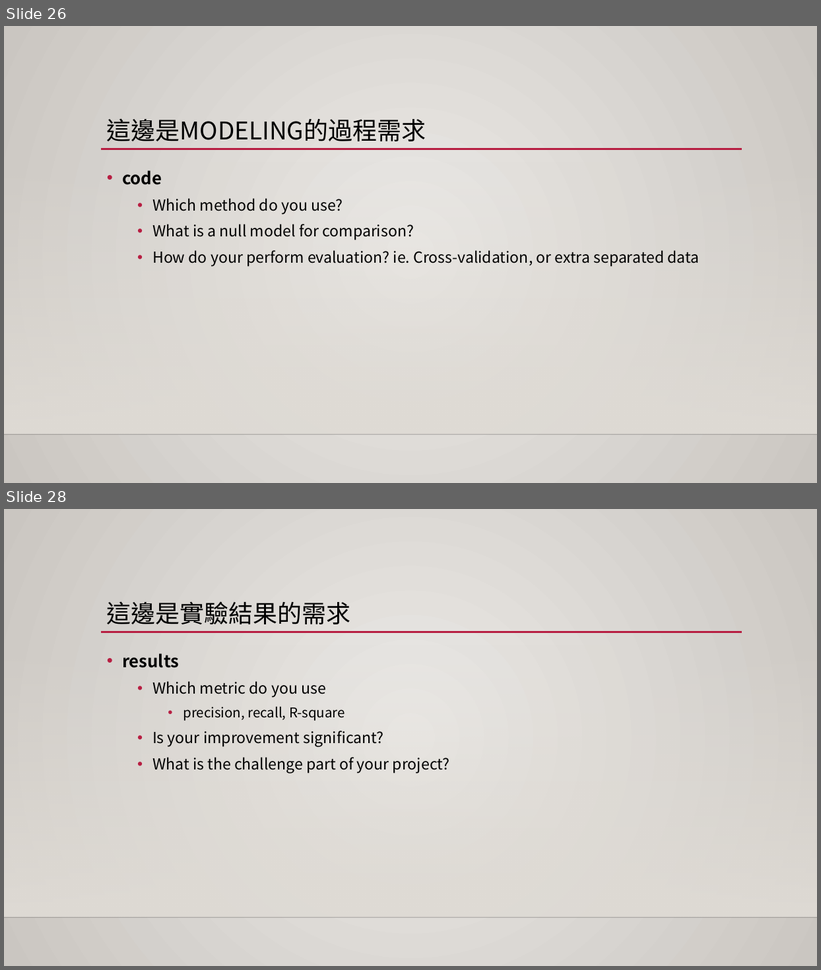
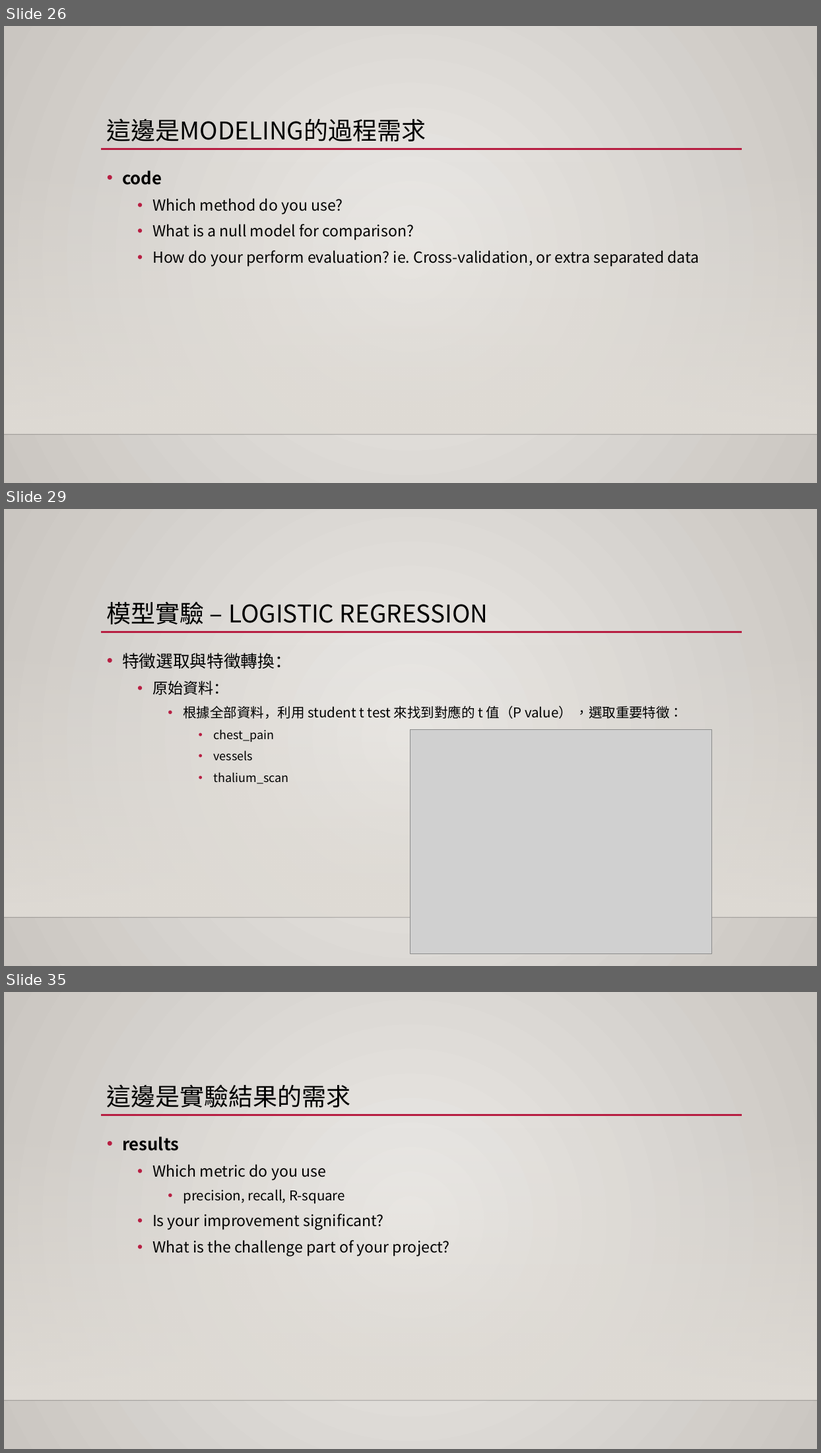
Before and after one commit to 1082-datascience/finalproject-finalproject-1082ds_group3, a slide deck: docs/final_report.pptx. Shown one above the other, each under a label of ours: slides 26 and 28 before the commit, slides 26, 29 and 35 after it; the slides between them are not shown. The pictures are 821x970 and 821x1453 pixels, drawn with LibreOffice and Linux fonts; fonts in the diff are those of the drawing; grey boxes stand for pictures; background and template pictures are left out. Boxes give left, top, right and bottom in pixels: in the first picture for what was removed or moved away, otherwise in the second. Text is boxed around its words. In the diff, an @@ line names an element or a change of style, - is before the commit and + after.

```diff
--- a/docs/final_report.pptx
+++ b/docs/final_report.pptx
@@ slide 29 added at [4,509,817,966], background gradient #ECEAE7 to #CAC7C1; not listed: 3 template elements that a slide beside it also shows @@
@@ title added at [107,602,488,625], 28.8 pt, text #000000 @@
+模型實驗 – LOGISTIC REGRESSION
@@ text added at [122,653,684,784], 16 pt, text #000000 @@
+• 特徵選取與特徵轉換：
+  • 原始資料：
+    • 根據全部資料，利用 student t test 來找到對應的 t 值（P value） ，選取重要特徵：
+      • chest_pain
+      • vessels
+      • thalium_scan
@@ picture added at [411,730,712,955] @@
@@ what was slide 28 is now slide 35 @@
```
Also in this commit, not shown: 4 slides changed, 8 other slides added, 1 slide removed, 4 other files.
